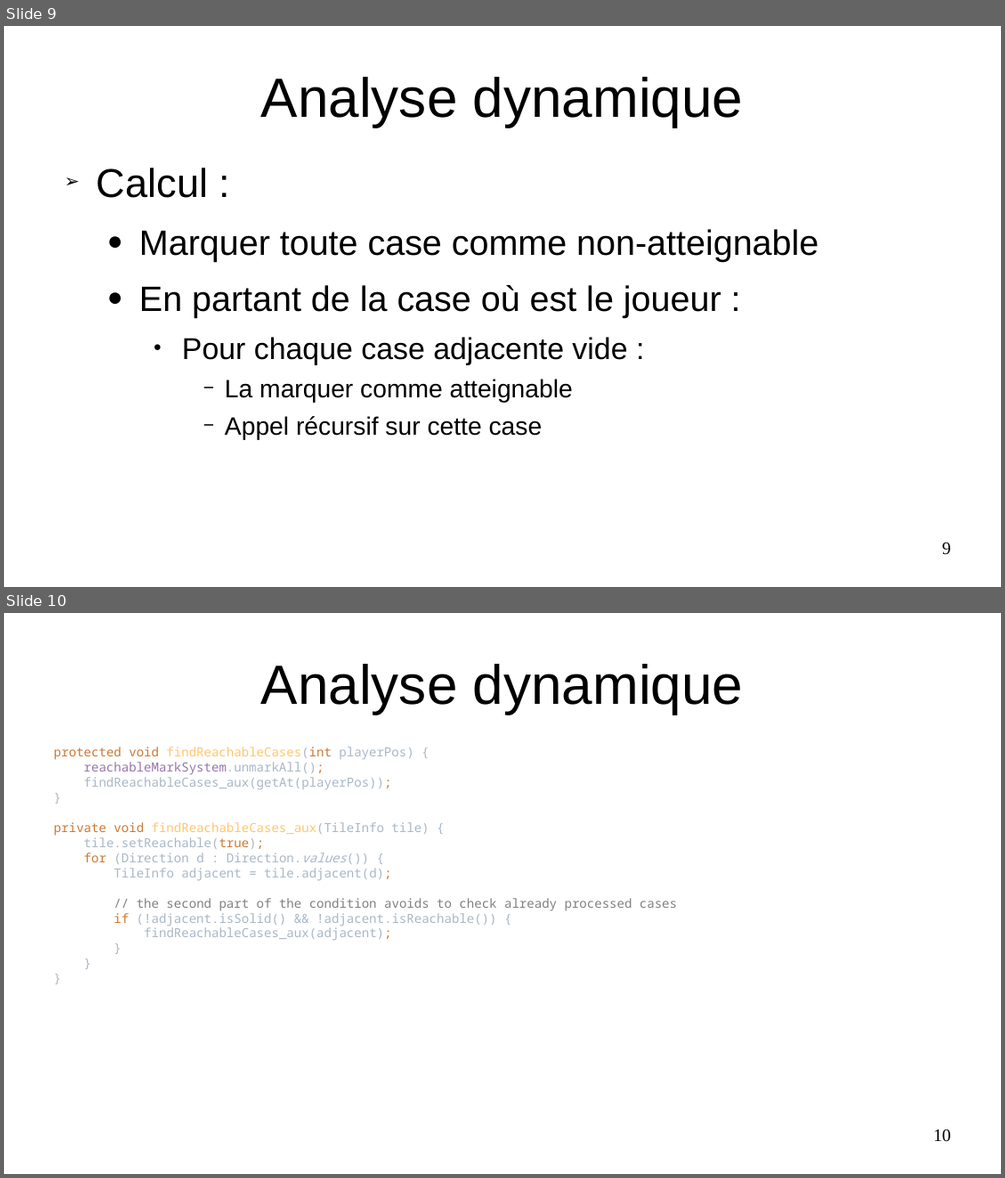
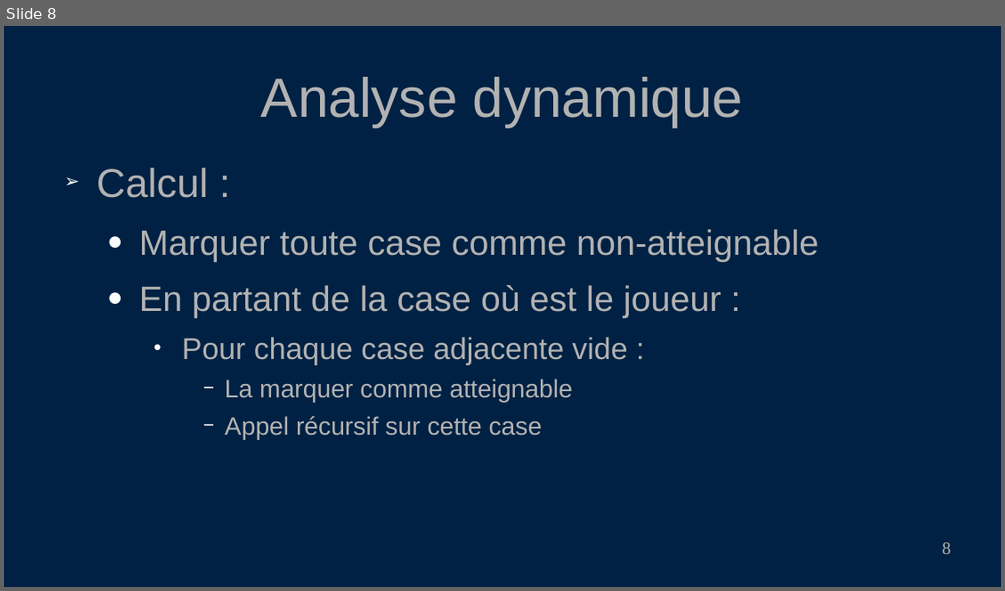
Before and after one commit to PoulpoGaz/sokoshell, a slide deck: documents/presentation.odp. Shown one above the other, each under a label of ours: slides 9 and 10 before the commit, slide 8 after it. The pictures are 1005x1178 and 1005x591 pixels, drawn with LibreOffice and Linux fonts; fonts in the diff are those of the drawing. Boxes give left, top, right and bottom in pixels: in the first picture for what was removed or moved away, otherwise in the second. Text is boxed around its words. In the diff, an @@ line names an element or a change of style, - is before the commit and + after.

```diff
--- a/documents/presentation.odp
+++ b/documents/presentation.odp
@@ slide 10 removed at bbox=[4, 613, 1001, 1174], background #FFFFFF @@
@@ title removed at bbox=[261, 664, 744, 714] @@
-Analyse dynamique
@@ text removed at bbox=[54, 747, 677, 940] @@
-protected void findReachableCases(int playerPos) {
-reachableMarkSystem.unmarkAll();
-findReachableCases_aux(getAt(playerPos));
-}
-private void findReachableCases_aux(TileInfo tile) {
-tile.setReachable(true);
-for (Direction d : Direction.values()) {
-TileInfo adjacent = tile.adjacent(d);
-// the second part of the condition avoids to check already processed cases
-if (!adjacent.isSolid() && !adjacent.isReachable()) {
-findReachableCases_aux(adjacent);
-}
-}
-}
@@ page number removed at bbox=[933, 1129, 951, 1142] @@
-10
@@ what was slide 9 is now slide 8 @@
@@ slide 8 changed as well @@
@@ background #FFFFFF to #002143 @@
@@ title "Analyse dynamique" at bbox=[261, 77, 744, 127]: text colour #000000 to #B2B2B2 @@
@@ text "Calcul :" at bbox=[97, 168, 818, 440]: text colour #000000 to #B2B2B2; bullet colour #000000 to #FFFFFF @@
@@ page number at bbox=[942, 542, 951, 554]: text changed; text colour #000000 to #B2B2B2 @@
-9
+8
```
Also in this commit, not shown: 12 other slides changed, 1 other slide removed, 4 other files.
